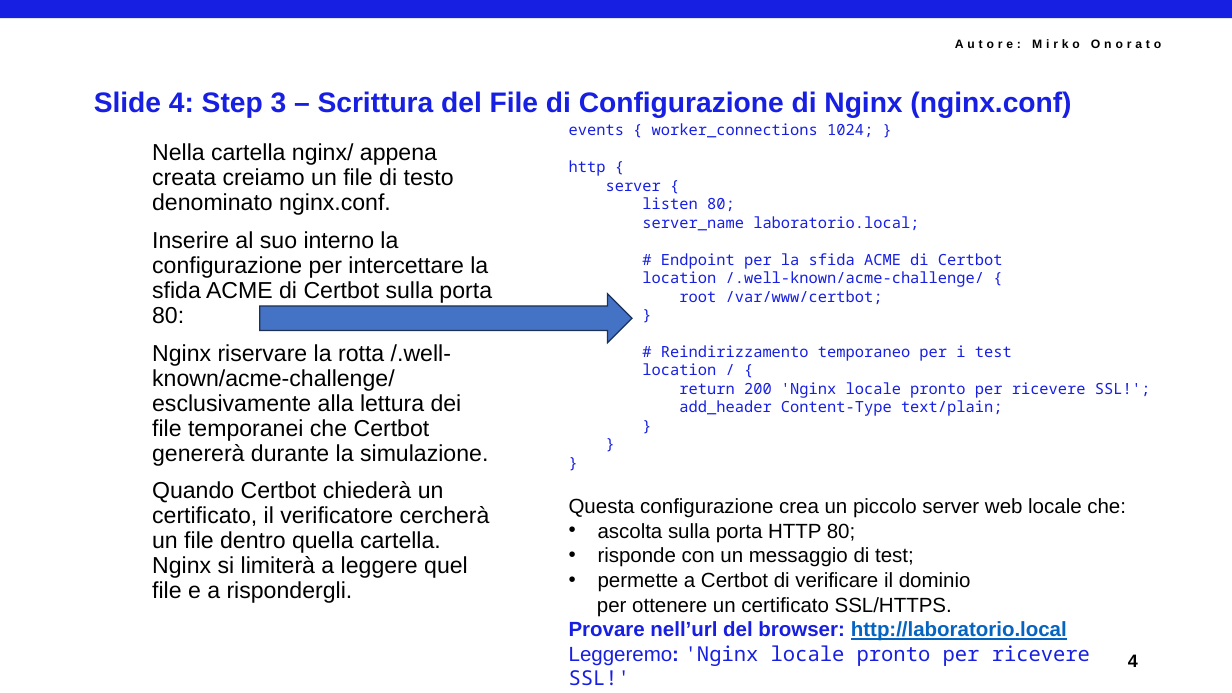
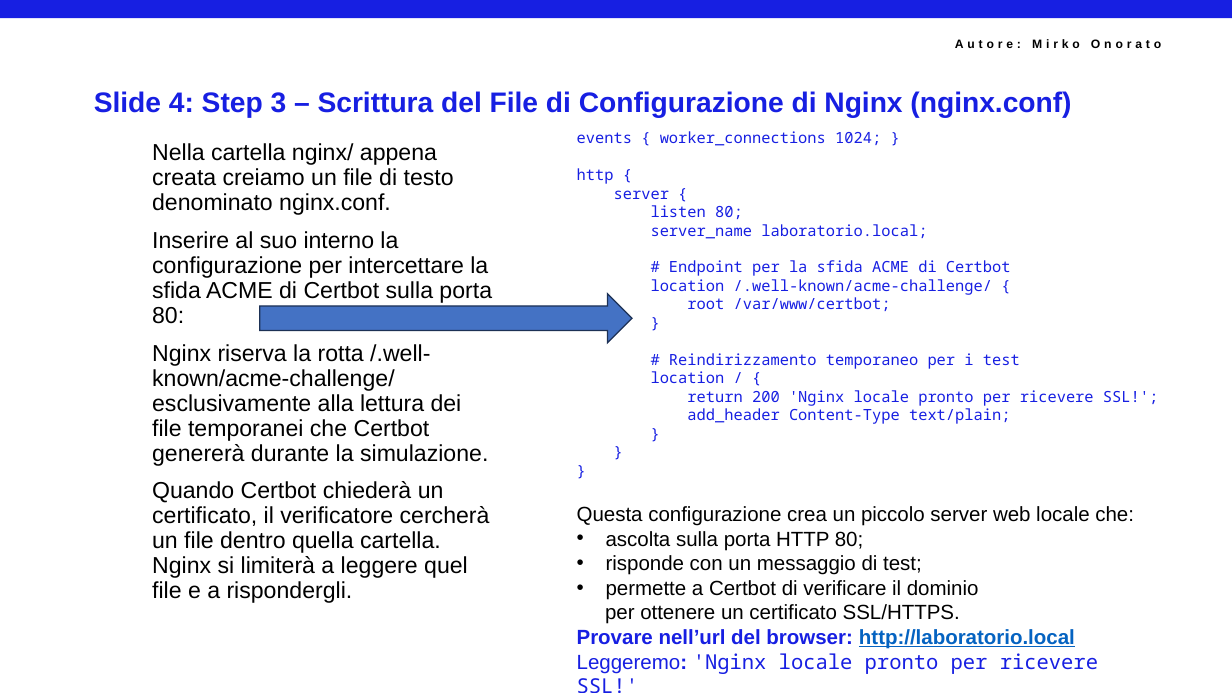
Before and after one commit to mirkoSkF/Docker-Slides, a slide deck: slide 6 of Lab 3.a - Allestimento di Nginx, Certbot e Reti in Locale.pptx. Drawn at 1232x693 pixels with LibreOffice and Linux fonts; fonts in the diff are those of the drawing; background and template pictures are left out. Boxes give left, top, right and bottom in pixels: in the first picture for what was removed or moved away, otherwise in the second. Text is boxed around its words. In the diff, an @@ line names an element or a change of style, - is before the commit and + after.

```diff
--- a/Lab 3.a - Allestimento di Nginx, Certbot e Reti in Locale.pptx
+++ b/Lab 3.a - Allestimento di Nginx, Certbot e Reti in Locale.pptx
@@ text "events { worker_connections 1024; }" rewrapped from (x1=569, y1=123, x2=1150, y2=686) to (x1=577, y1=131, x2=1158, y2=674) @@
@@ text at (x1=152, y1=344, x2=488, y2=466): text changed @@
-Nginx riservare la rotta /.well-known/acme-challenge/ esclusivamente alla lettura dei file temporanei che Certbot genererà durante la simulazione.
+Nginx riserva la rotta /.well-known/acme-challenge/ esclusivamente alla lettura dei file temporanei che Certbot genererà durante la simulazione.
@@ text removed at (x1=1128, y1=654, x2=1138, y2=667) @@
-4
```
Also in this commit, not shown: 35 other slides changed, 2 slides added, 9 slides removed.
